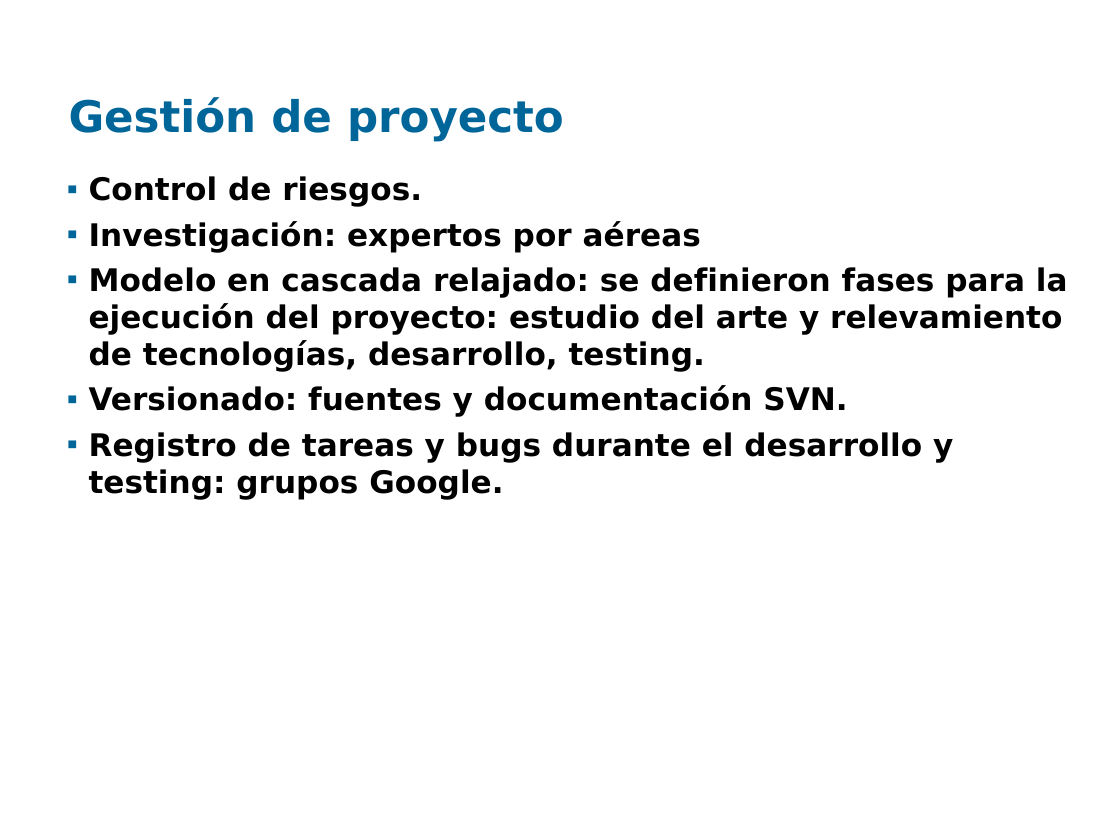
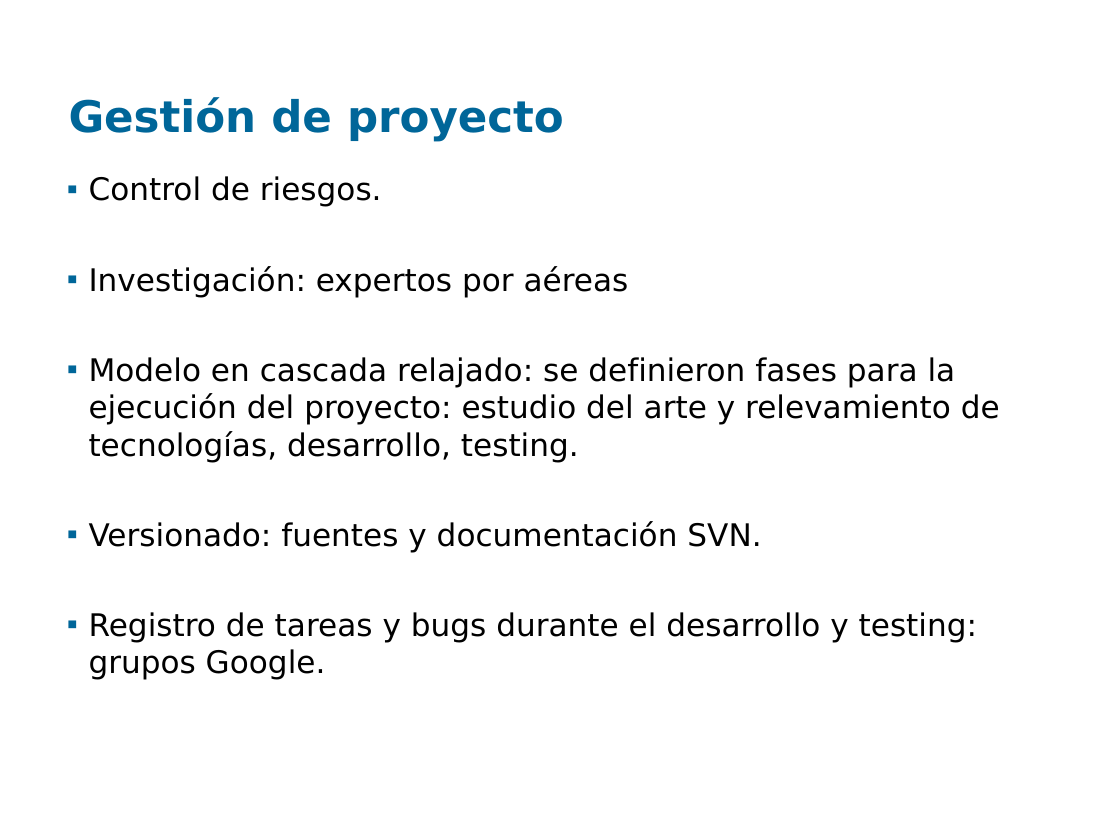
Before and after one commit to santiago-iturriaga/pgruso2007, a slide deck: slide 32 of Documentacion/Presentación Fenton - Final.ppt. Drawn at 1120x840 pixels with LibreOffice and Linux fonts; fonts in the diff are those of the drawing; background and template pictures are left out. Boxes give left, top, right and bottom in pixels: in the first picture for what was removed or moved away, otherwise in the second. Text is boxed around its words. In the diff, an @@ line names an element or a change of style, - is before the commit and + after.

```diff
--- a/Documentacion/Presentación Fenton - Final.ppt
+++ b/Documentacion/Presentación Fenton - Final.ppt
@@ text "Control de riesgos." at (89,176,1000,680): bold off @@
```
Also in this commit, not shown: 4 other slides changed.
